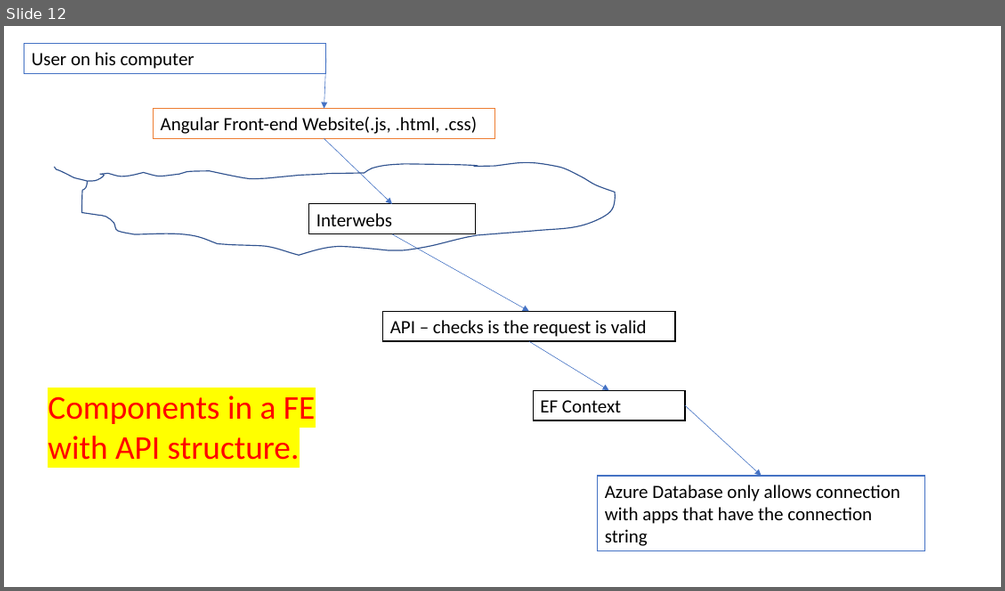
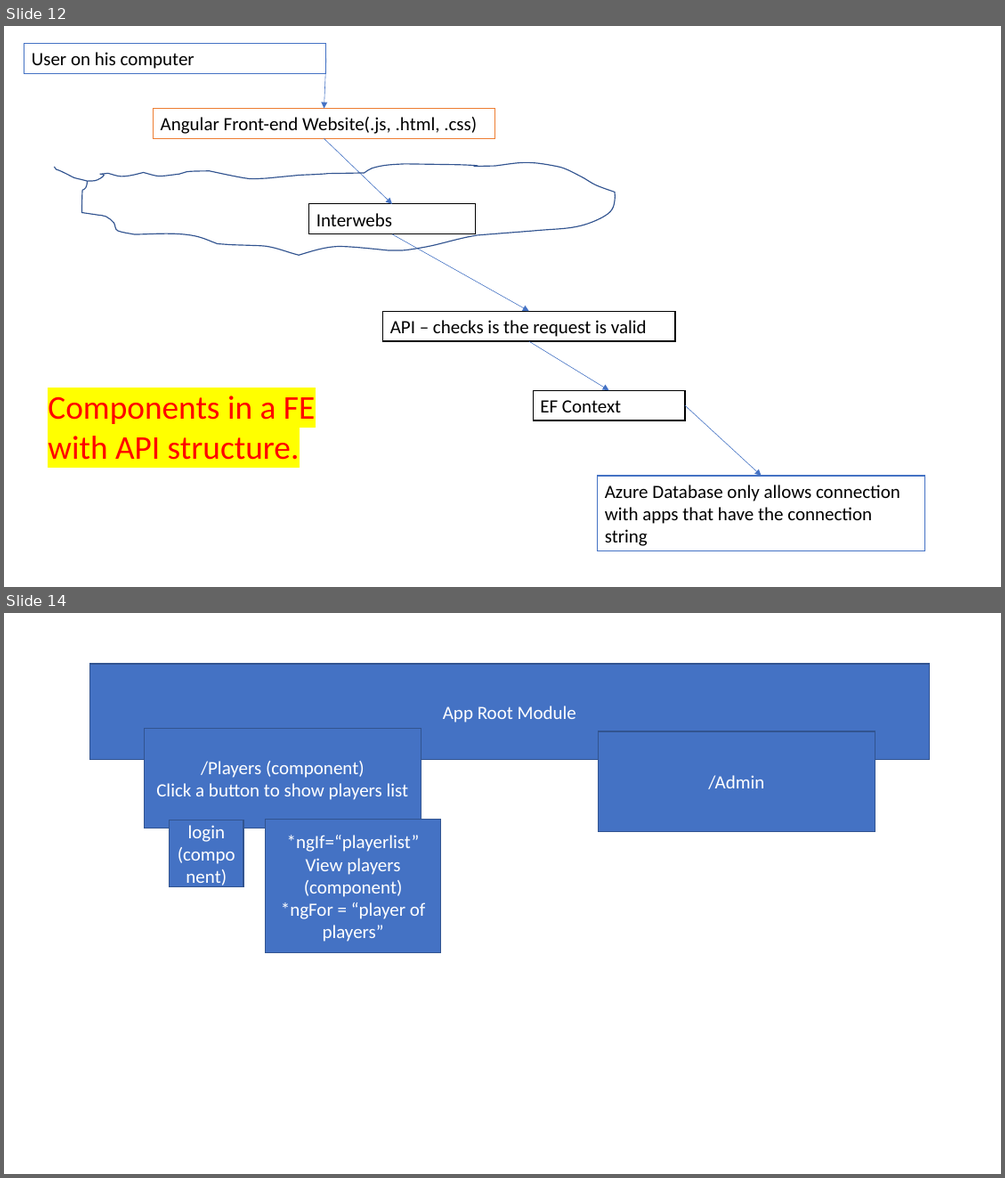
Before and after one commit to 06012021-dotnet-uta/06012021-dotnet-uta-batchrepo, a slide deck: demos/ClassNotesAndDescriptions.pptx. Shown one above the other, each under a label of ours: slide 12 before the commit, slides 12 and 14 after it; the slides between them are not shown. The pictures are 1005x591 and 1005x1178 pixels, drawn with LibreOffice and Linux fonts; fonts in the diff are those of the drawing. Boxes give left, top, right and bottom in pixels: in the first picture for what was removed or moved away, otherwise in the second. Text is boxed around its words. In the diff, an @@ line names an element or a change of style, - is before the commit and + after.

```diff
--- a/demos/ClassNotesAndDescriptions.pptx
+++ b/demos/ClassNotesAndDescriptions.pptx
@@ slide 14 added at (4,613,1001,1174), background #FFFFFF @@
@@ rectangle added at (90,664,929,760), fill #4472C4, outline #325491 1 pt, 18 pt, text #FFFFFF @@
+App Root Module
@@ rectangle added at (144,728,421,828), fill #4472C4, outline #325491 1 pt, 18 pt, text #FFFFFF @@
+/Players (component)
+Click a button to show players list
@@ rectangle added at (599,731,875,831), fill #4472C4, outline #325491 1 pt, 18 pt, text #FFFFFF @@
+/Admin
@@ rectangle added at (170,819,243,887), fill #4472C4, outline #325491 1 pt, 18 pt, text #FFFFFF @@
+login (component)
@@ rectangle added at (265,819,441,953), fill #4472C4, outline #325491 1 pt, 18 pt, text #FFFFFF @@
+*ngIf=“playerlist” View players (component)
+*ngFor = “player of players”
```
Also in this commit, not shown: 1 other slide added, 30 other files.
